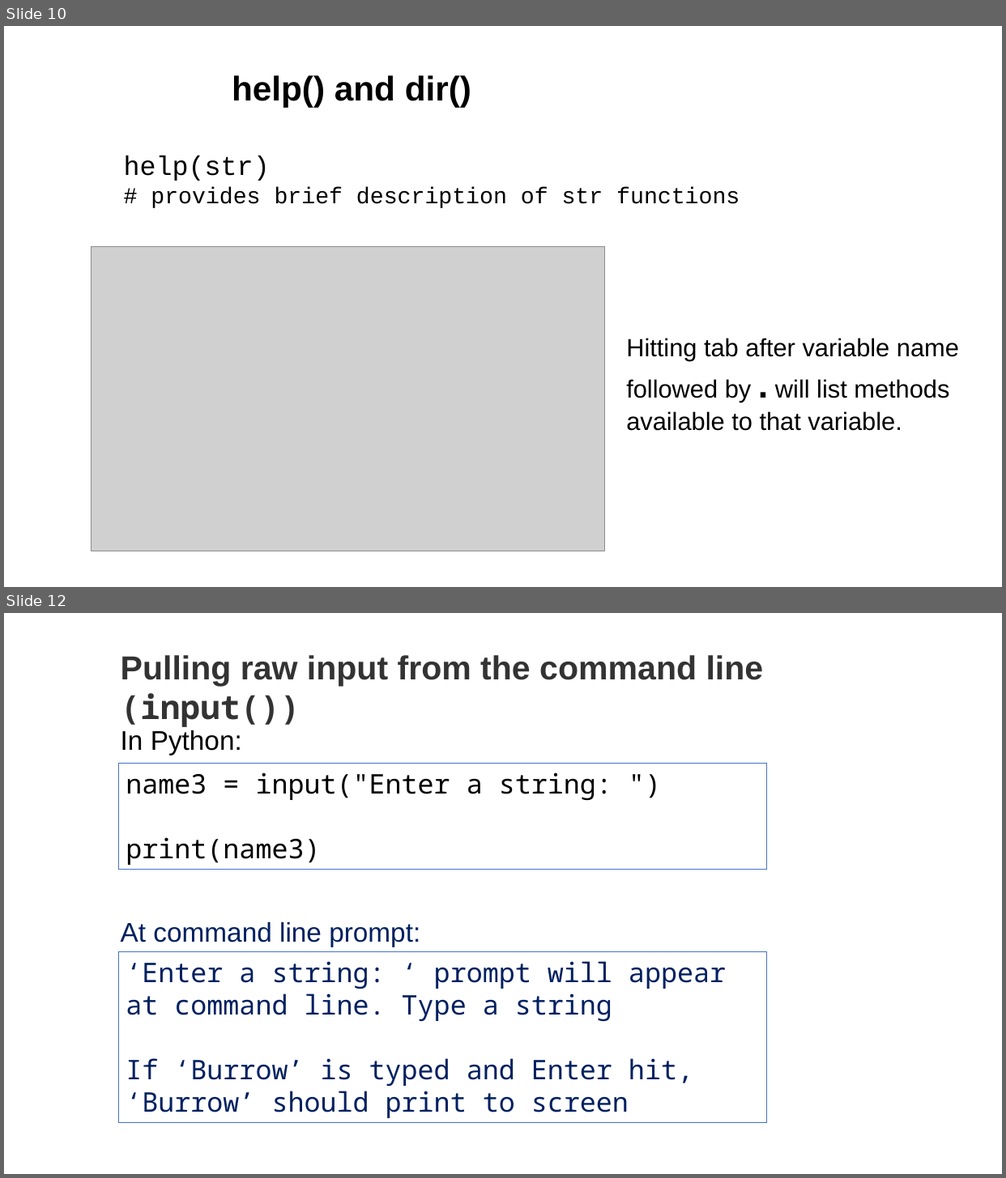
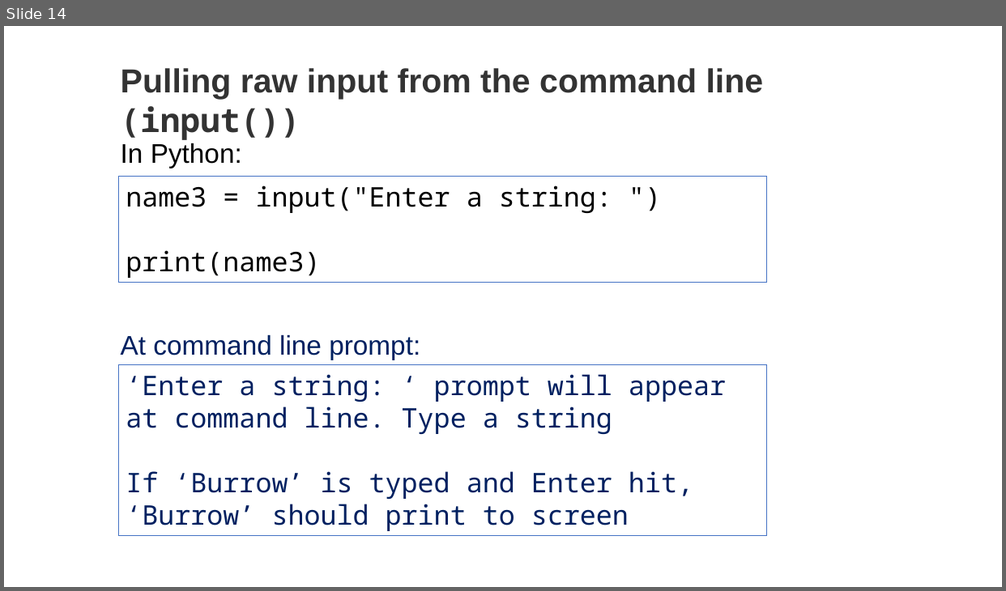
Before and after one commit to tparchman/F26_BIOL792, a slide deck: week6_pythonI/week6_python.pptx. Shown one above the other, each under a label of ours: slides 10 and 12 before the commit, slide 14 after it; the slides between them are not shown. The pictures are 1006x1178 and 1006x591 pixels, drawn with LibreOffice and Linux fonts; fonts in the diff are those of the drawing; grey boxes stand for pictures. Boxes give left, top, right and bottom in pixels: in the first picture for what was removed or moved away, otherwise in the second. Text is boxed around its words. In the diff, an @@ line names an element or a change of style, - is before the commit and + after.

```diff
--- a/week6_pythonI/week6_python.pptx
+++ b/week6_pythonI/week6_python.pptx
@@ slide 10 removed at [4, 26, 1002, 587], background #FFFFFF @@
@@ text removed at [232, 75, 471, 107] @@
-help() and dir()
@@ text removed at [124, 156, 739, 208] @@
-help(str)
-# provides brief description of str functions
@@ picture removed at [91, 247, 605, 552] @@
@@ text removed at [626, 338, 959, 431] @@
-Hitting tab after variable name followed by . will list methods available to that variable.
@@ what was slide 12 is now slide 14 @@
```
Also in this commit, not shown: 9 slides changed, 5 slides added, 1 other slide removed, 3 other files.
